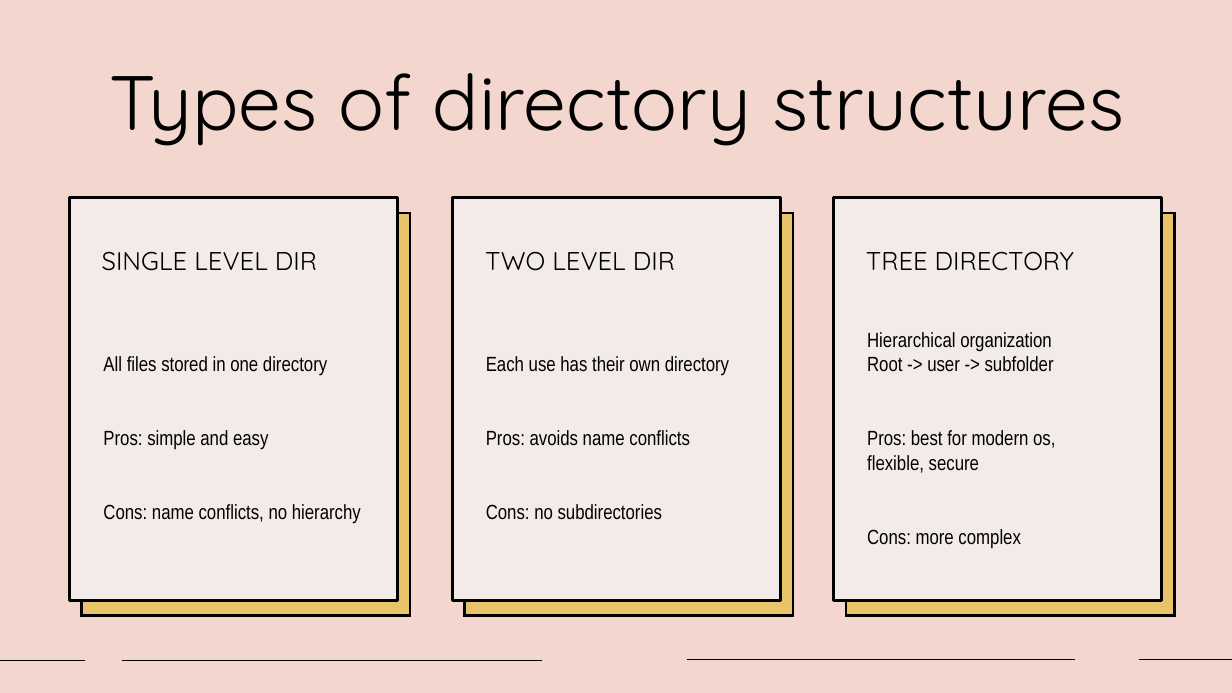
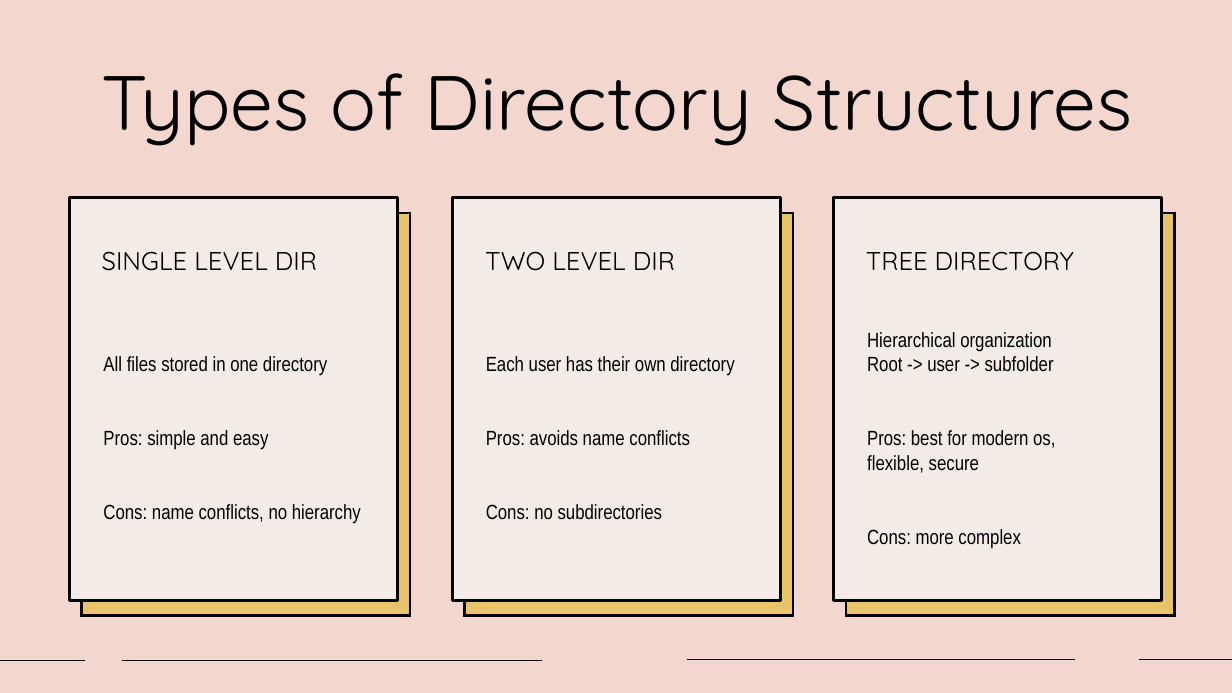
Before and after one commit to k-artik-k/Osppt, a slide deck: slide 3 of os assignment ppt.pptx. Drawn at 1232x693 pixels with LibreOffice and Linux fonts; fonts in the diff are those of the drawing. Boxes give left, top, right and bottom in pixels: in the first picture for what was removed or moved away, otherwise in the second. Text is boxed around its words. In the diff, an @@ line names an element or a change of style, - is before the commit and + after.

```diff
--- a/os assignment ppt.pptx
+++ b/os assignment ppt.pptx
@@ title at bbox=[101, 73, 1132, 146]: text changed @@
-Types of directory structures
+Types of Directory Structures
@@ text at bbox=[486, 356, 734, 376]: text changed @@
-Each use has their own directory
+Each user has their own directory
```
Also in this commit, not shown: 2 other slides changed.
